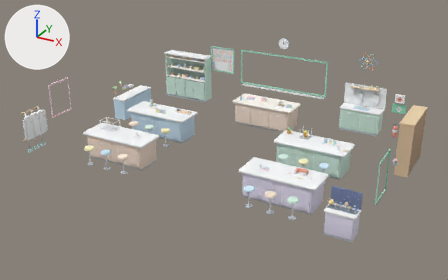
A saved change to the glTF model assets/makmal_interior_props.glb.
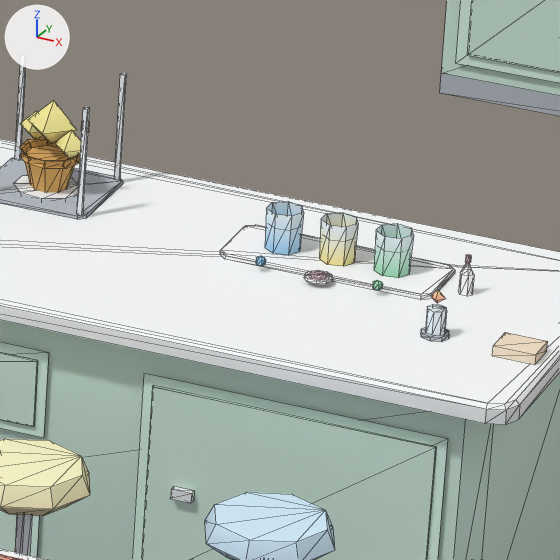
Old and new are each drawn whole from a 50 mm lens placed at (9.43, -17.54, 9.22), pointed at (-0.19, -0.04, 0.47) and again close up on the part from 67% to 78% of the width and 43% to 60% of the height. Every picture has the same lights, and +X, +Y and +Z are marked at upper left. The older version's two pictures come first. The close-ups show mesh edges as thin lines. Vertices at exactly the same position are counted once.

The older version as bpy lines, for what is in view:
```python
me_lalu_bikar_warna = bpy.data.meshes.new('lalu_bikar_warna')
me_lalu_bikar_warna.from_pydata(...)  # 187 vertices, 245 faces; spans x 3.19..3.9, y 0.261..0.57, z 0.935..1.069
me_lalu_bikar_warna.materials.append(mat_warna_bucu)
me_lalu_tumbuhan = bpy.data.meshes.new('lalu_tumbuhan')
me_lalu_tumbuhan.from_pydata(...)  # 242 vertices, 322 faces; spans x 1.89..2.77, y 0.39..0.71, z 0.935..1.27
me_lalu_tumbuhan.materials.append(mat_warna_bucu)
me_sinki_makmal = bpy.data.meshes.new('sinki_makmal')
me_sinki_makmal.from_pydata(...)  # 126 vertices, 156 faces; spans x 2.62..4.18, y 3.9..4.53, z 0.0..1.11
me_sinki_makmal.materials.append(mat_warna_bucu)
ob_lalu_bikar_warna = bpy.data.objects.new('lalu_bikar_warna', me_lalu_bikar_warna)
ob_lalu_bikar_warna.location = (0.0, 0.0, 0.0)
ob_lalu_tumbuhan = bpy.data.objects.new('lalu_tumbuhan', me_lalu_tumbuhan)
ob_lalu_tumbuhan.location = (0.0, 0.0, 0.0)
ob_sinki_makmal = bpy.data.objects.new('sinki_makmal', me_sinki_makmal)
ob_sinki_makmal.location = (0.0, 0.0, 0.0)
# also in view: 'meja_makmal_2' at (3.0, 0.05, 0.54)
```
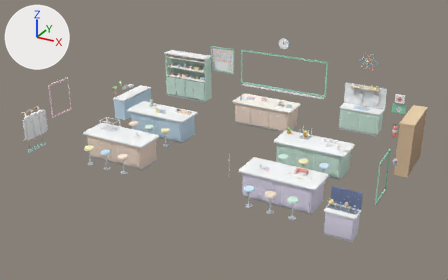
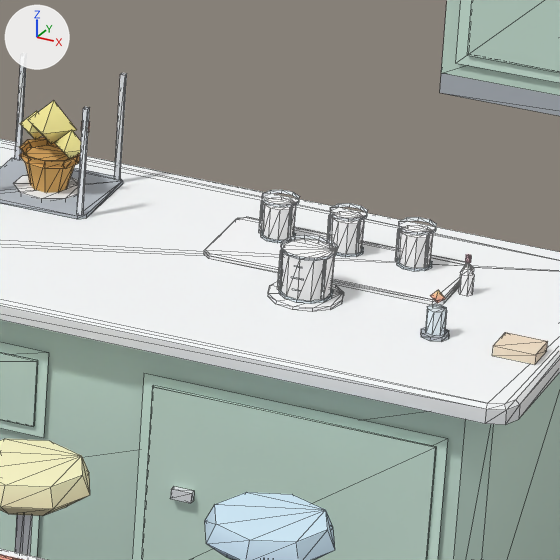
Pixel boxes (x1, y1, x2, y2) of what changed, in the close-ups (560 x 560 px):
'lalu_bikar_warna', reshaped (6% wider)
    before: (220, 201, 474, 300)
    after: (204, 217, 474, 312)
'lalu_warna_cecair_bekas', added
    after: (281, 239, 335, 301)
'lalu_warna_cecair_biru', added
    after: (399, 225, 433, 268)
'lalu_warna_cecair_merah', added
    after: (263, 197, 296, 240)
'lalu_warna_cecair_kuning', added
    after: (331, 211, 364, 254)
'lalu_warna_bekas', added
    after: (277, 235, 338, 304)
'lalu_warna_bikar_biru', added
    after: (395, 217, 436, 271)
'lalu_warna_bikar_kuning', added
    after: (327, 203, 368, 257)
'lalu_warna_bikar_merah', added
    after: (259, 190, 300, 243)
part 1 of me_lalu_bikar_warna, rebuilt (15% wider, 17% taller)
    before: (220, 225, 455, 300)
    after: (204, 217, 474, 305)
part 2 of me_lalu_bikar_warna, added
    after: (268, 281, 344, 312)
part 3 of me_lalu_bikar_warna, deleted
    before: (256, 201, 413, 291)

The change, as a diff of the scene's bpy script:
```diff
--- a/assets/makmal_interior_props.glb.py
+++ b/assets/makmal_interior_props.glb.py
@@ me_lalu_bikar_warna @@
 # used by ob_lalu_bikar_warna; location = (0.0, 0.0, 0.0)
-me_lalu_bikar_warna.from_pydata(...)  # 187 vertices, 245 faces; spans x 3.19..3.9, y 0.261..0.57, z 0.935..1.069
+me_lalu_bikar_warna.from_pydata(...)  # 84 vertices, 124 faces; spans x 3.15..3.9, y 0.095..0.61, z 0.935..1.05
+# me_lalu_bikar_warna part 1: the loose piece of 24 vertices spanning x 3.19..3.81, y 0.33..0.57, z 0.935..0.949 is rebuilt with 24 vertices and now spans x 3.15..3.85, y 0.31..0.61, z 0.935..0.949
+# me_lalu_bikar_warna part 2: a new loose piece of 24 vertices spanning x 3.395..3.605, y 0.095..0.305, z 0.935..0.945, in mat_warna_bucu
+# me_lalu_bikar_warna part 3: 10 loose pieces with 127 vertices, spanning x 3.292..3.713, y 0.261..0.502, z 0.949..1.069, are deleted
 me_lalu_bikar_warna.materials.append(mat_warna_bucu)
@@ me_lalu_warna_cecair_bekas @@
+me_lalu_warna_cecair_bekas.from_pydata(...)  # 24 vertices, 34 faces; spans x -0.072..0.072, y -0.072..0.072, z 0.007..0.13
+me_lalu_warna_cecair_bekas.materials.append(mat_warna_bucu)
@@ me_lalu_warna_bekas @@
+me_lalu_warna_bekas.from_pydata(...)  # 76 vertices, 80 faces; spans x -0.079..0.079, y -0.081..0.079, z 0.0..0.14
+me_lalu_warna_bekas.materials.append(mat_warna_bucu)
@@ me_lalu_warna_cecair_biru @@
+me_lalu_warna_cecair_biru.from_pydata(...)  # 20 vertices, 28 faces; spans x -0.046..0.046, y -0.0437..0.0437, z 0.007..0.1
+me_lalu_warna_cecair_biru.materials.append(mat_warna_bucu)
@@ me_lalu_warna_bikar_biru @@
+me_lalu_warna_bikar_biru.from_pydata(...)  # 56 vertices, 64 faces; spans x -0.054..0.054, y -0.0514..0.0514, z 0.0..0.12
+me_lalu_warna_bikar_biru.materials.append(mat_warna_bucu)
@@ ob_lalu_warna_cecair_bekas @@
+ob_lalu_warna_cecair_bekas = bpy.data.objects.new('lalu_warna_cecair_bekas', me_lalu_warna_cecair_bekas)
+ob_lalu_warna_cecair_bekas.location = (3.5, 0.2, 0.945)
@@ ob_lalu_warna_bekas @@
+ob_lalu_warna_bekas = bpy.data.objects.new('lalu_warna_bekas', me_lalu_warna_bekas)
+ob_lalu_warna_bekas.location = (3.5, 0.2, 0.945)
@@ ob_lalu_warna_cecair_biru @@
+ob_lalu_warna_cecair_biru = bpy.data.objects.new('lalu_warna_cecair_biru', me_lalu_warna_cecair_biru)
+ob_lalu_warna_cecair_biru.location = (3.7, 0.52, 0.949)
@@ ob_lalu_warna_cecair_kuning @@
+ob_lalu_warna_cecair_kuning = bpy.data.objects.new('lalu_warna_cecair_kuning', me_lalu_warna_cecair_biru.copy())
+ob_lalu_warna_cecair_kuning.location = (3.5, 0.52, 0.949)
@@ ob_lalu_warna_cecair_merah @@
+ob_lalu_warna_cecair_merah = bpy.data.objects.new('lalu_warna_cecair_merah', me_lalu_warna_cecair_biru.copy())
+ob_lalu_warna_cecair_merah.location = (3.3, 0.52, 0.949)
@@ ob_lalu_warna_bikar_biru @@
+ob_lalu_warna_bikar_biru = bpy.data.objects.new('lalu_warna_bikar_biru', me_lalu_warna_bikar_biru)
+ob_lalu_warna_bikar_biru.location = (3.7, 0.52, 0.949)
@@ ob_lalu_warna_bikar_kuning @@
+ob_lalu_warna_bikar_kuning = bpy.data.objects.new('lalu_warna_bikar_kuning', me_lalu_warna_bikar_biru.copy())
+ob_lalu_warna_bikar_kuning.location = (3.5, 0.52, 0.949)
@@ ob_lalu_warna_bikar_merah @@
+ob_lalu_warna_bikar_merah = bpy.data.objects.new('lalu_warna_bikar_merah', me_lalu_warna_bikar_biru.copy())
+ob_lalu_warna_bikar_merah.location = (3.3, 0.52, 0.949)
```
